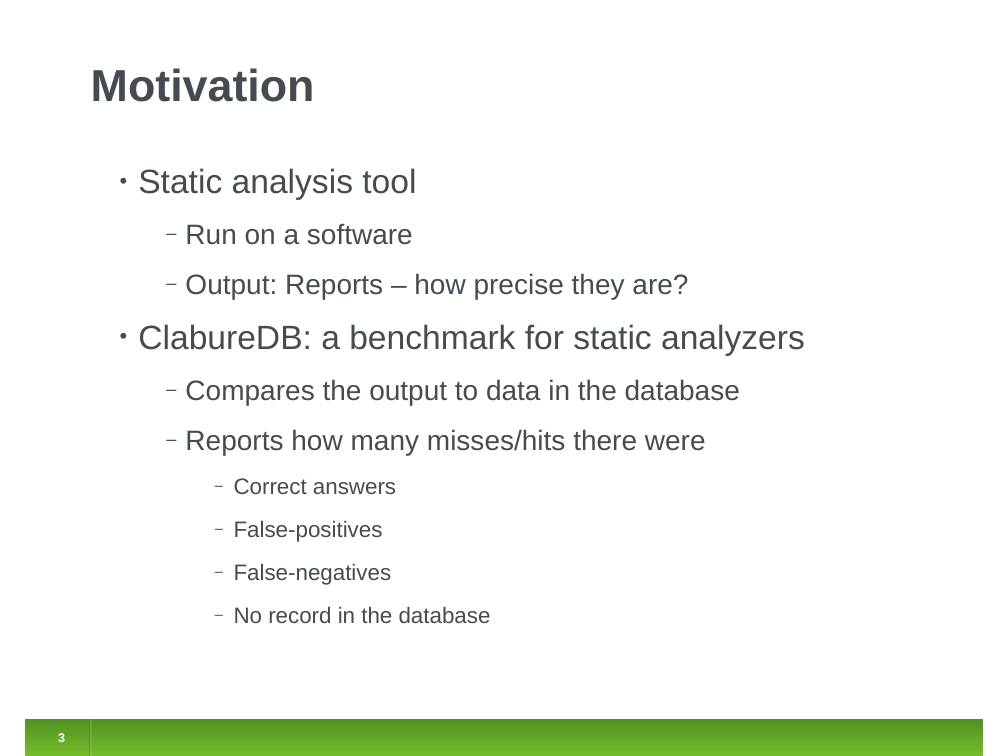
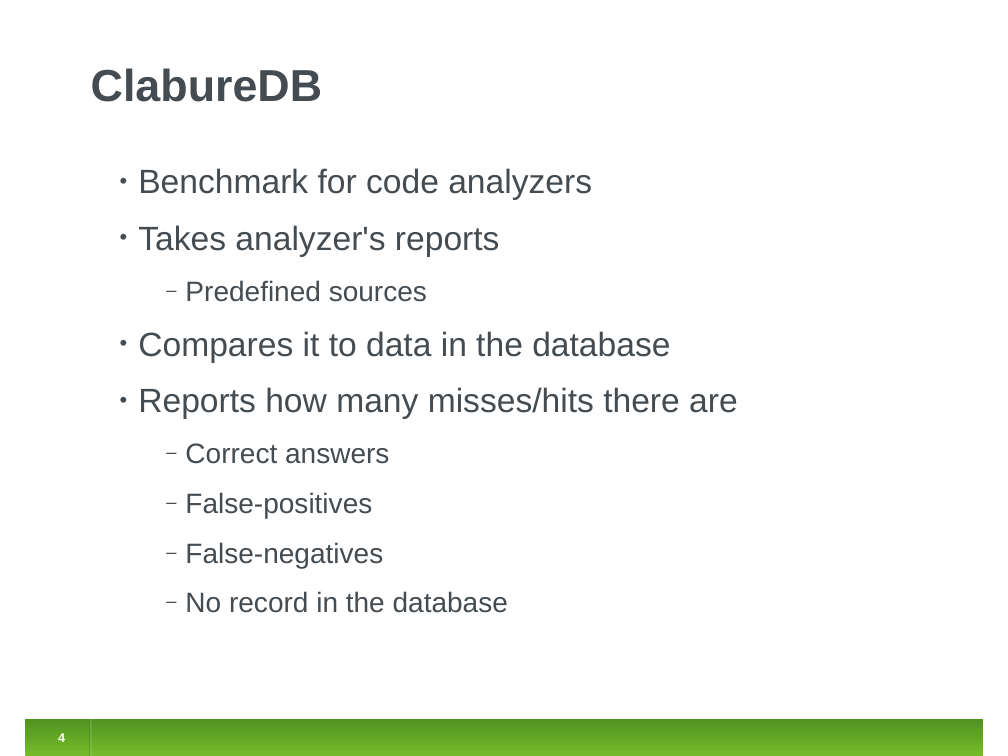
Before and after one commit to jirislaby/writings, a slide deck: slide 4 of presentations/clabure_rome/clabure.odp (slide 3 before the commit). Drawn at 1008x756 pixels with LibreOffice and Linux fonts; fonts in the diff are those of the drawing. Boxes give left, top, right and bottom in pixels: in the first picture for what was removed or moved away, otherwise in the second. Text is boxed around its words. In the diff, an @@ line names an element or a change of style, - is before the commit and + after.

Commit message:
clabure_rome: final version

```diff
--- a/presentations/clabure_rome/clabure.odp
+++ b/presentations/clabure_rome/clabure.odp
@@ title at [91,68,322,102]: text changed @@
-Motivation
+ClabureDB
@@ text at [138,168,738,419]: text changed; size 20 to 24 pt @@
-• Static analysis tool
-  ‒ Run on a software
-  ‒ Output: Reports – how precise they are?
-• ClabureDB: a benchmark for static analyzers
-  ‒ Compares the output to data in the database
-  ‒ Reports how many misses/hits there were
+• Benchmark for code analyzers
+• Takes analyzer's reports
+  ‒ Predefined sources
+• Compares it to data in the database
+• Reports how many misses/hits there are
@@ text at [185,443,508,613]: size 16 to 20 pt in "Correct answers", "False-positives", "False-negatives", "No record in the database"; list level 3 to 2 in "Correct answers"; list level 3 to 2 in "False-positives"; list level 3 to 2 in "False-negatives"; list level 3 to 2 in "No record in the database" @@
@@ page number at [58,733,65,742]: text changed @@
-3
+4
```
Also in this commit, not shown: 5 other slides changed, 3 slides added, 1 other file.
